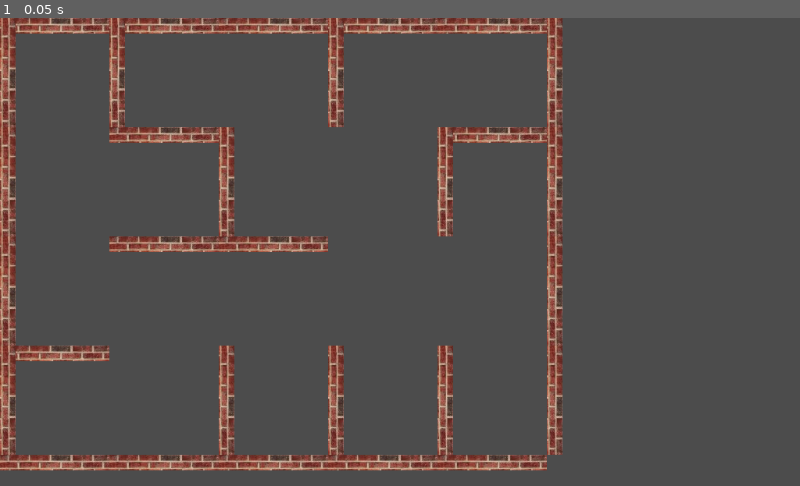
Above: before the commit, frame 1.
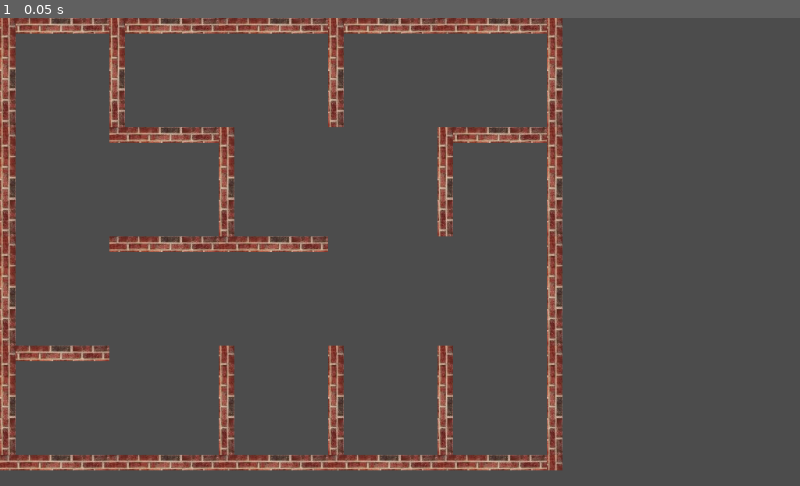
Above: after the commit, the same moment.

Repository: steelsoul/maze
Game: Godot game, scene res://Maze.tscn
Same seed, same stepped clock (60 frames per second), same inputs: the game is played once before the commit and once after it. The project has no main scene, so this scene is started directly.
Inputs:
- Up to frame 1 (0.05 s): no input

The runs differ from the first frame. In frame 1, less than 0.1% of the frame differs, in the area x 68-71%, y 93-97%.

Commit message:
Implement load and store

Diff:
--- a/Cell.tscn
+++ b/Cell.tscn
@@ -29,3 +29,14 @@
 __meta__ = {
 "_edit_group_": true
 }
+
+[node name="Corner" type="Sprite" parent="."]
+visible = false
+position = Vector2( 10, 10 )
+rotation = 1.5708
+texture = ExtResource( 2 )
+region_enabled = true
+region_rect = Rect2( 0, 0, 20, 20 )
+__meta__ = {
+"_edit_group_": true
+}
--- a/Maze.gd
+++ b/Maze.gd
@@ -1,27 +1,69 @@
 extends Node2D
 
 export (PackedScene) var Cell
+
 var maze = [5, 4,
-	1, 1, 1, 1, 1, 0, 1, 1, 1, 0,
-	0, 1, 1, 0, 0, 1, 0, 0, 1, 1,
-	0, 1, 1, 0, 1, 0, 0, 0, 0, 0,
-	1, 1, 0, 0, 0, 1, 0, 1, 0, 1]
+1, 1, 1, 1, 1, 0, 1, 1, 1, 0,
+0, 1, 1, 0, 0, 1, 0, 0, 1, 1,
+0, 1, 1, 0, 1, 0, 0, 0, 0, 0,
+1, 1, 0, 0, 0, 1, 0, 1, 0, 1]
 
-func create_rep():
+func read_file(file_name):
+	var file = File.new()
+	file.open("user://" + file_name, File.READ)
+	var w = file.get_8()
+	var h = file.get_8()
+	var repo = make_array_of_cells(w,h)
+	var x = 0
+	var y = 0
+	while (x+1)*(y+1) != 2*w*h:
+		var up = file.get_8()
+		var left = file.get_8()
+		if x == 2*w:
+			y = y + 1
+			x = 0
+		x = x + 1
+		var cell = configure_cell(repo,x,y,up,left)
+		add_child(cell)
+	return repo
+
+func write_file(file_name, repo):
+	var file = File.new()
+	file.open("user://" + file_name, File.WRITE)
+	var w = repo.size()
+	var h = repo[0].size()
+	file.store_8(w)
+	file.store_8(h)
+	var x = 0
+	var y = 0
+	while (x + 1)*(y + 1) != w*h:
+		var cell = repo[x][y]
+		file.store_8(cell.is_top())
+		file.store_8(cell.is_left())
+		x = x + 1
+		if x == w:
+			x = 0
+			y = y + 1
+
+func create_rep(maze):
 	var w = maze[0]
 	var h = maze[1]
+	var repo = make_array_of_cells(w,h)
 	for y in range(0, h):
 		for x in range(0, w):
 			var up = false
 			var left = false
 			if maze[2*x+2*y*w+2] == 1: up = true
 			if maze[2*x+2*y*w+3] == 1: left = true
-			add_child(create_cell(x,y,up,left))
+			var cell = configure_cell(repo,x,y,up,left)
+			add_child(cell)
 			print(x, " - ", y, "u", up, " l", left)
 	for x in range(0, w):
 		add_child(create_cell(x,h,true,false))
 	for y in range(0, h):
 		add_child(create_cell(w,y,false,true))
+	add_child(create_corner_cell(w,h))
+	return repo
 
 func create_cell(x,y,up,left):
 	var cell = Cell.instance()
@@ -30,10 +72,36 @@
 	cell.setup(up, left)
 	return cell
 
+func configure_cell(repo,x,y,up,left):
+	var cell = get_cell(x,y,repo)
+	var cell_size = cell.get_size()
+	cell.position = Vector2(x*cell_size, y*cell_size)
+	cell.setup(up, left)
+	return cell
+
+func create_corner_cell(x,y):
+	var cell = Cell.instance()
+	var cell_size = cell.get_size()
+	cell.position = Vector2(x*cell_size, y*cell_size)
+	cell.make_corner()
+	return cell
+
+func make_array_of_cells(w,h):
+	var result_maze = []
+	for x in range(w):
+		result_maze.append([])
+		var y = 0
+		while y < h:
+			result_maze[x].append(Cell.instance())
+			y = y + 1
+	return result_maze
+
+func get_cell(x,y,repo):
+	return repo[x][y]
+
 func new_game():
 	pass
 
 func _ready():
 	randomize()
-	create_rep()
-	pass
+	var repo = create_rep(maze)
--- a/Wall.gd
+++ b/Wall.gd
@@ -2,9 +2,18 @@
 
 func get_size():
 	return max($Up.region_rect.size.x, $Up.region_rect.size.y)
+
+func is_left():
+	return $Left.visible
+
+func is_top():
+	return $Up.visible
 
 func setup(up, left):
 	if left:
 		$Left.visible = true
 	if up:
 		$Up.visible = true
+
+func make_corner():
+	$Corner.visible = true
